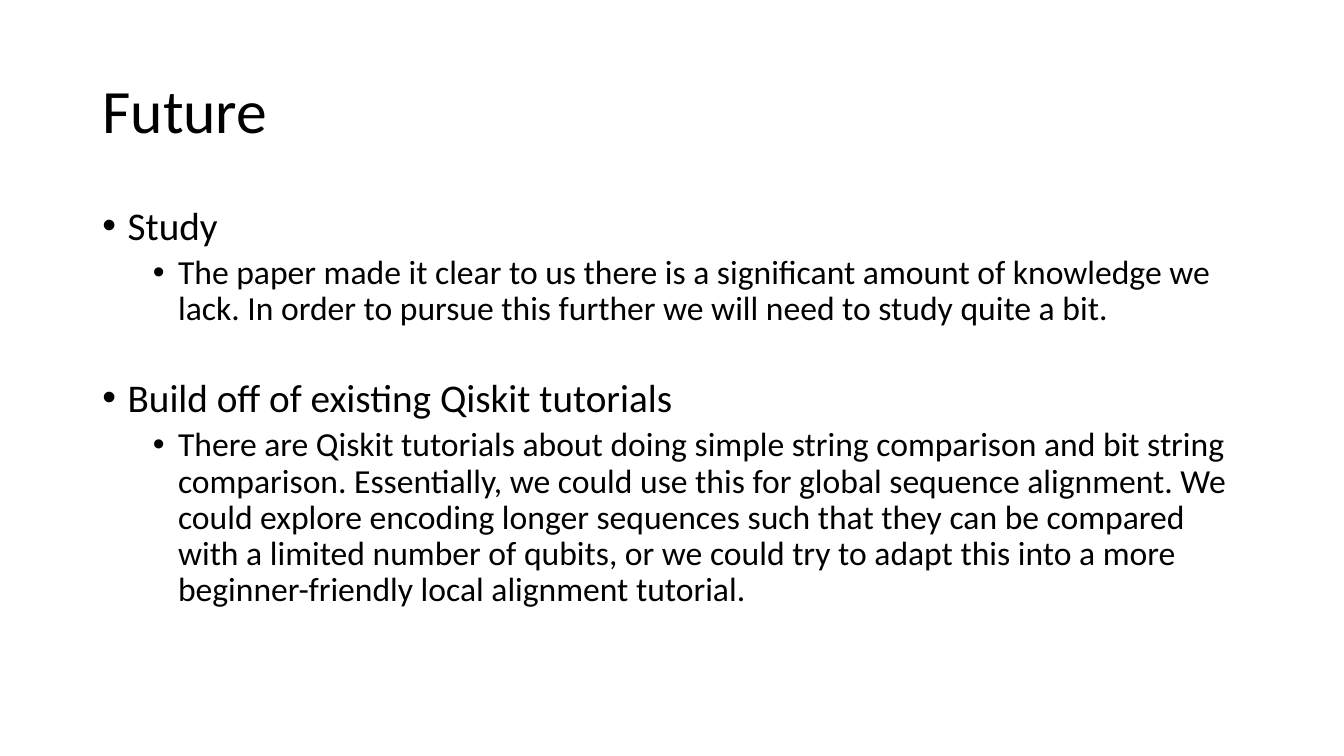
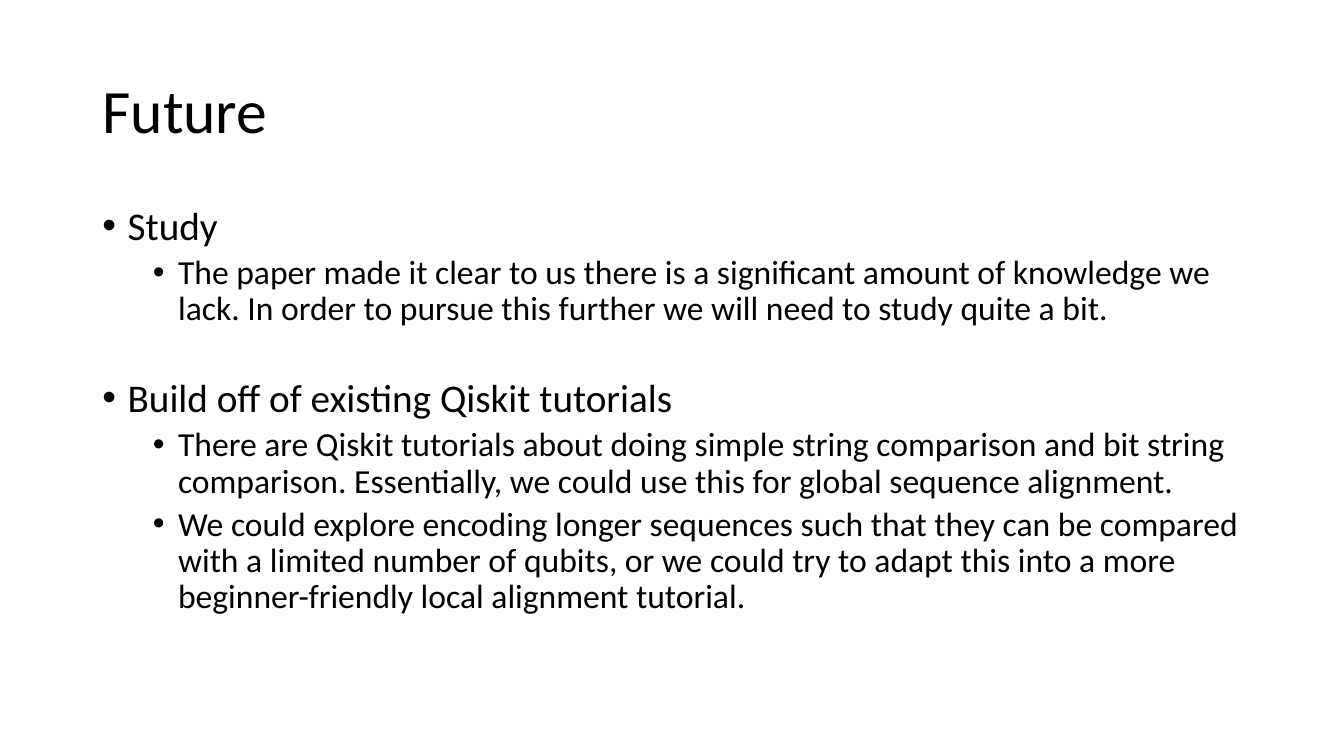
Before and after one commit to spencerking/QiskitSummerJam-LocalSequenceAlignment, a slide deck: slide 10 of presentation/Presentation.pptx. Drawn at 1344x756 pixels with LibreOffice and Linux fonts; fonts in the diff are those of the drawing. Boxes give left, top, right and bottom in pixels: in the first picture for what was removed or moved away, otherwise in the second. Text is boxed around its words. In the diff, an @@ line names an element or a change of style, - is before the commit and + after.

Commit message:
presentation tweaks

```diff
--- a/presentation/Presentation.pptx
+++ b/presentation/Presentation.pptx
@@ text at (x1=178, y1=432, x2=1238, y2=614): text changed @@
-  • There are Qiskit tutorials about doing simple string comparison and bit string comparison. Essentially, we could use this for global sequence alignment. We could explore encoding longer sequences such that they can be compared with a limited number of qubits, or we could try to adapt this into a more beginner-friendly local alignment tutorial.
+  • There are Qiskit tutorials about doing simple string comparison and bit string comparison. Essentially, we could use this for global sequence alignment.
+  • We could explore encoding longer sequences such that they can be compared with a limited number of qubits, or we could try to adapt this into a more beginner-friendly local alignment tutorial.
```
Also in this commit, not shown: 2 other files.
